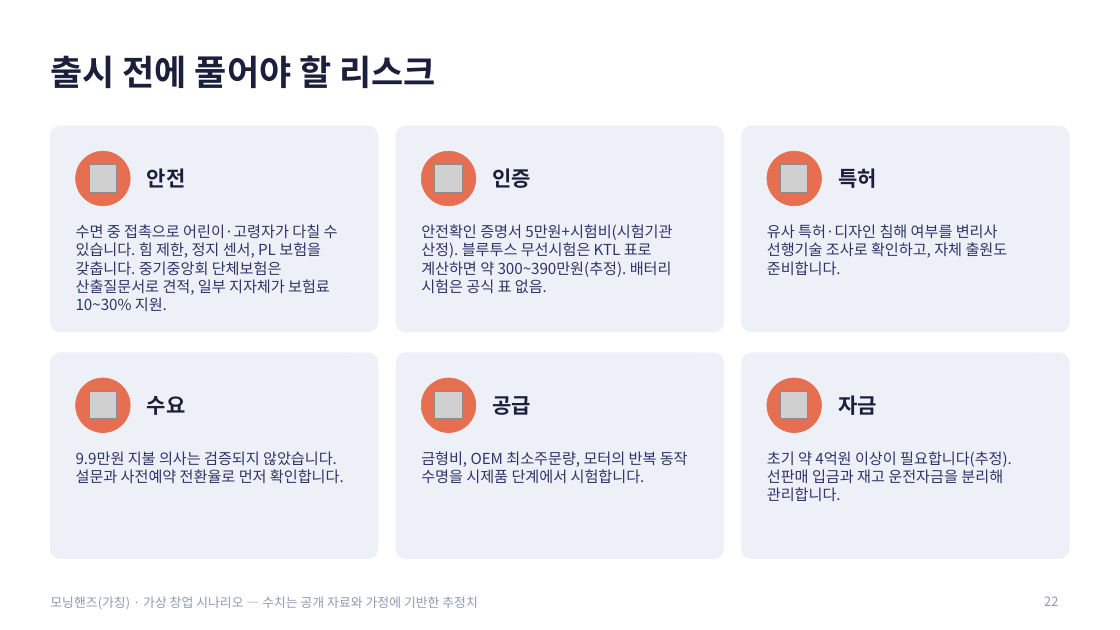
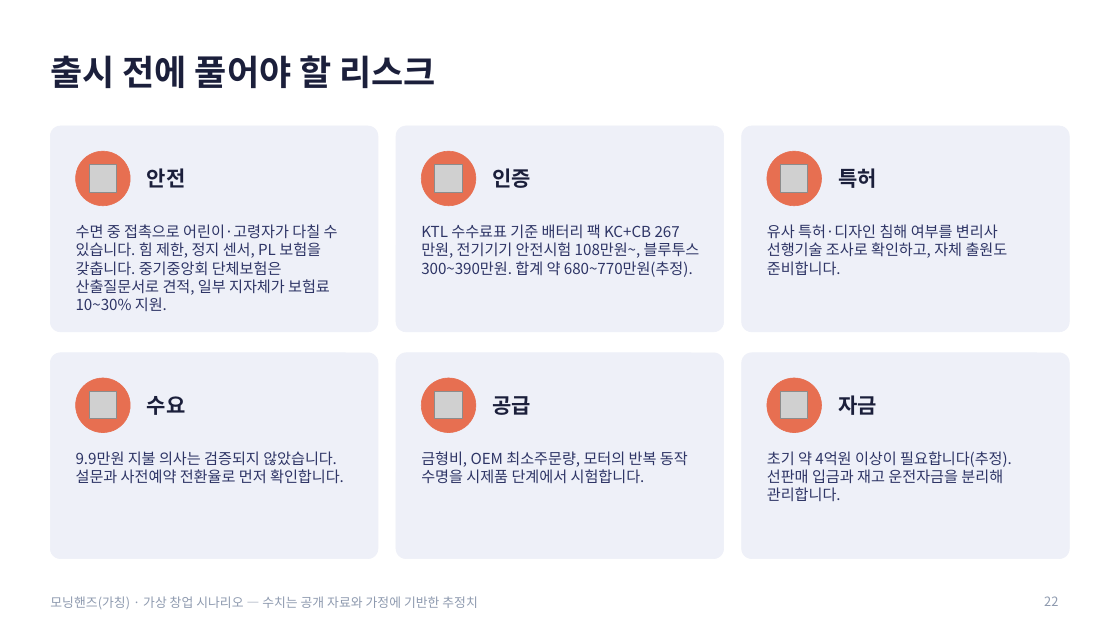
Before and after one commit to g975682-source/-, a slide deck: slide 22 of MorningHands_Business_Analysis.pptx. Drawn at 1120x630 pixels with LibreOffice and Linux fonts; fonts in the diff are those of the drawing; grey boxes stand for pictures. Boxes give left, top, right and bottom in pixels: in the first picture for what was removed or moved away, otherwise in the second. Text is boxed around its words. In the diff, an @@ line names an element or a change of style, - is before the commit and + after.

```diff
--- a/MorningHands_Business_Analysis.pptx
+++ b/MorningHands_Business_Analysis.pptx
@@ text at [421, 224, 700, 277]: text changed @@
-안전확인 증명서 5만원+시험비(시험기관 산정). 블루투스 무선시험은 KTL 표로 계산하면 약 300~390만원(추정). 배터리 시험은 공식 표 없음.
+KTL 수수료표 기준 배터리 팩 KC+CB 267만원, 전기기기 안전시험 108만원~, 블루투스 300~390만원. 합계 약 680~770만원(추정).
```
Also in this commit, not shown: 2 other slides changed, 2 other files.
